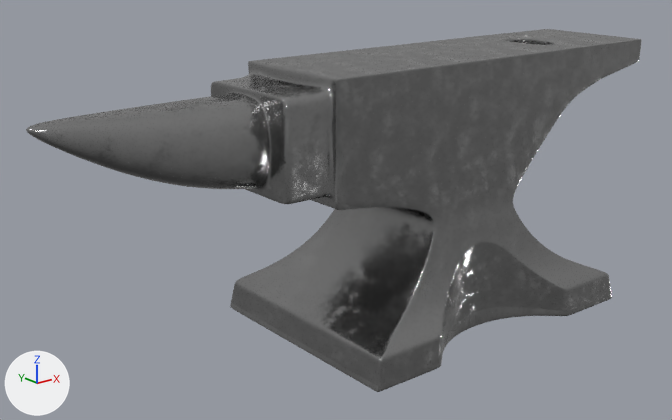
A saved change to the glTF model assets/3D/anvil.glb.
Camera for both pictures: a 50 mm lens placed at (-4.54, -4.64, 2.75), pointed at (-0.73, 0.13, 0.84). The axes (+X, +Y, +Z) are drawn at lower left. The lights are the same throughout.
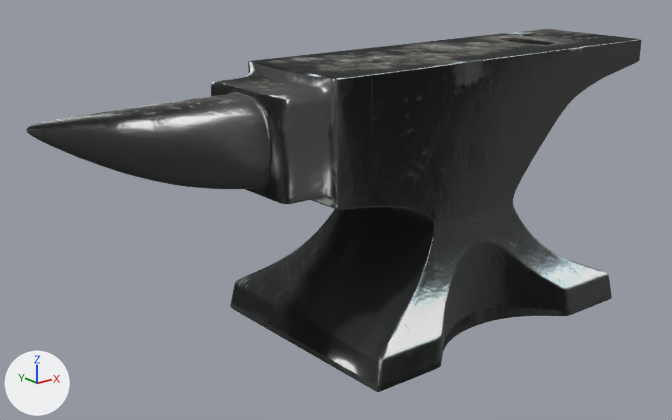
Where the change shows, as pixel boxes [x1, y1, x2, y2] in the pictures (672 x 420 px):
'Plane.004', recoloured (grey to black)
    both: [26, 29, 641, 392]

The edits, one by one:
Picture 'Baked' (img_baked) is new.
Material 'BakedMaterial' (mat_bakedmaterial) is new.
Its texture is img_baked.
Its metallic is 0.4.
Its roughness is 0.922.
me_plane_006 has 55426 vertices, 110848 faces and spans x -2.85..1.8, y -0.84..0.84, z 0.47..2.33.
me_plane_006 no longer uses material mat_material.
me_plane_006 now uses material mat_bakedmaterial (picture img_baked).
